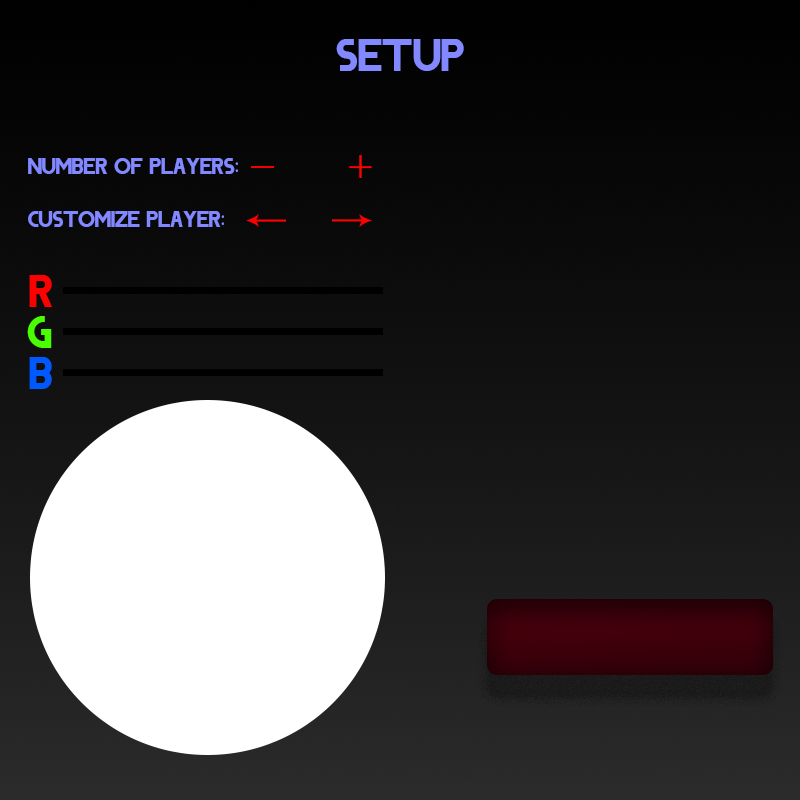
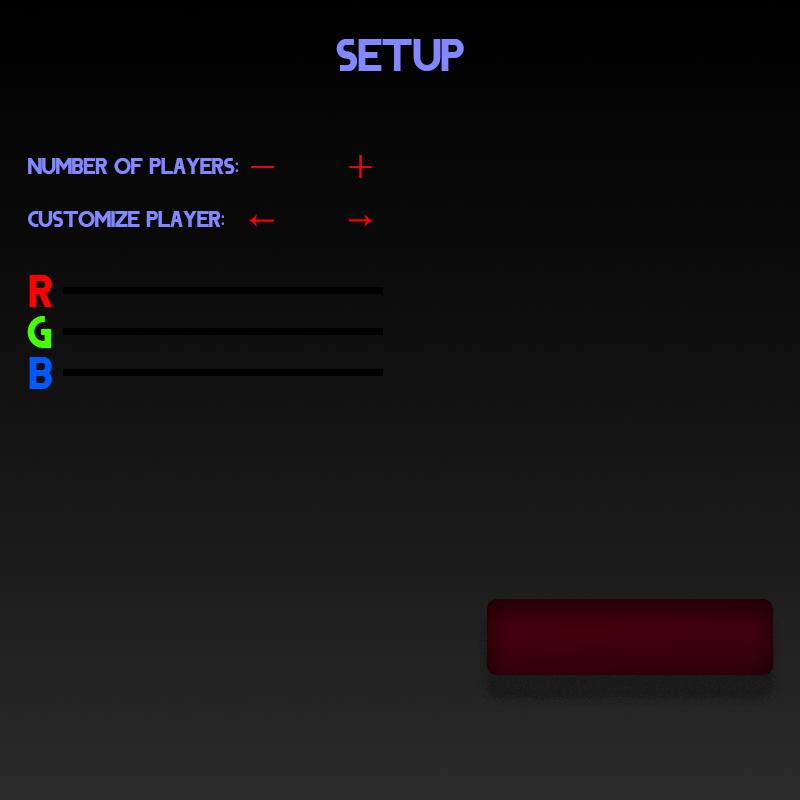
Layer changes from the first 800×800 image to the second:
added layer "Layer 1" above "whichPlayerArrow" over [349, 214, 372, 227]
painted on "whichPlayerArrow" over [246, 214, 372, 227]
hid "RGB Sample" over [30, 400, 385, 755]
